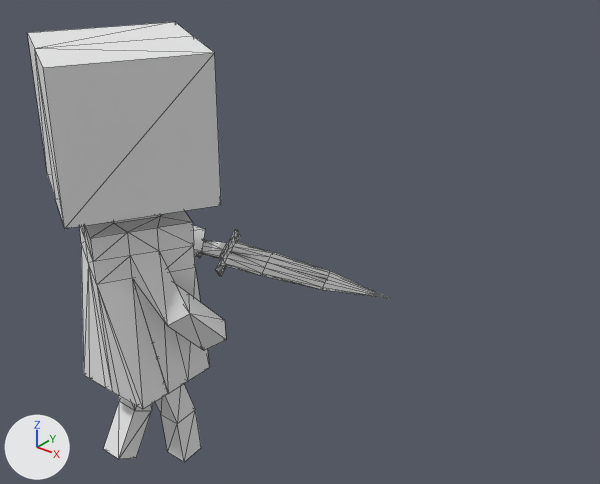
Two versions of the OBJ model Data/Animations/AttackPlayer/attack_000005.obj, one commit apart.
One viewpoint serves both versions: a 50 mm lens placed at (1.58, -1.276, 1.368), pointed at (0.368, 0.239, 0.428). Arrows for +X, +Y and +Z are at lower left; the lights stay in place. Mesh edges are drawn as thin lines. Where no turn or scale is listed for an object, it has been applied to the vertices.

The first picture shows 'Plane_Plane.002'.
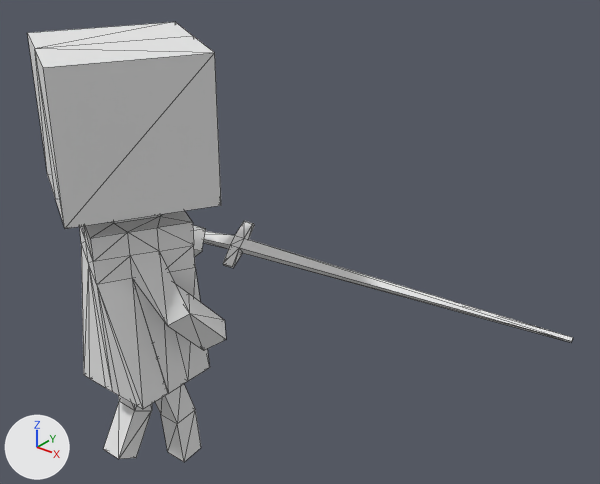
Where the change shows, as pixel boxes [x1, y1, x2, y2] in the pictures (600 x 484 px):
'Plane_Plane.002', reshaped (51% wider)
    before: [27, 22, 389, 462]
    after: [27, 22, 573, 462]
part 1 of me_plane_plane_002, added
    after: [203, 221, 573, 342]
part 2 of me_plane_plane_002, deleted
    before: [197, 230, 389, 298]

The change in detail:
me_plane_plane_002 is used by ob_plane_plane_002; location (0.0, 0.0, 0.0).
me_plane_plane_002 had 229 vertices, 448 faces, 1 loose edge and spanned x -0.256..0.519, y -0.254..0.453, z -0.303..0.933.
me_plane_plane_002 now has 140 vertices, 268 faces and spans x -0.256..0.992, y -0.254..0.59, z -0.303..0.933.
me_plane_plane_002 part 1: a new loose piece of 24 vertices spanning x -0.182..0.992, y 0.305..0.59, z 0.198..0.318, in mat_material (white #e7e7e7).
me_plane_plane_002 part 2: the loose piece of 113 vertices spanning x -0.101..0.519, y 0.27..0.453, z 0.189..0.305 is deleted.
